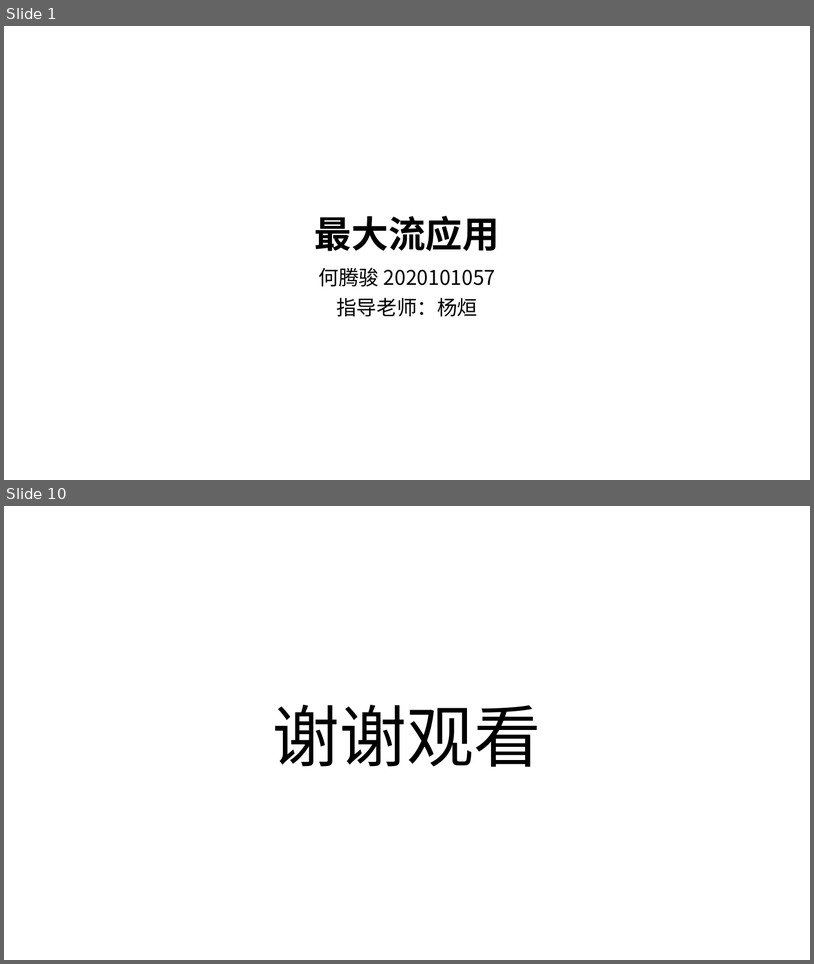
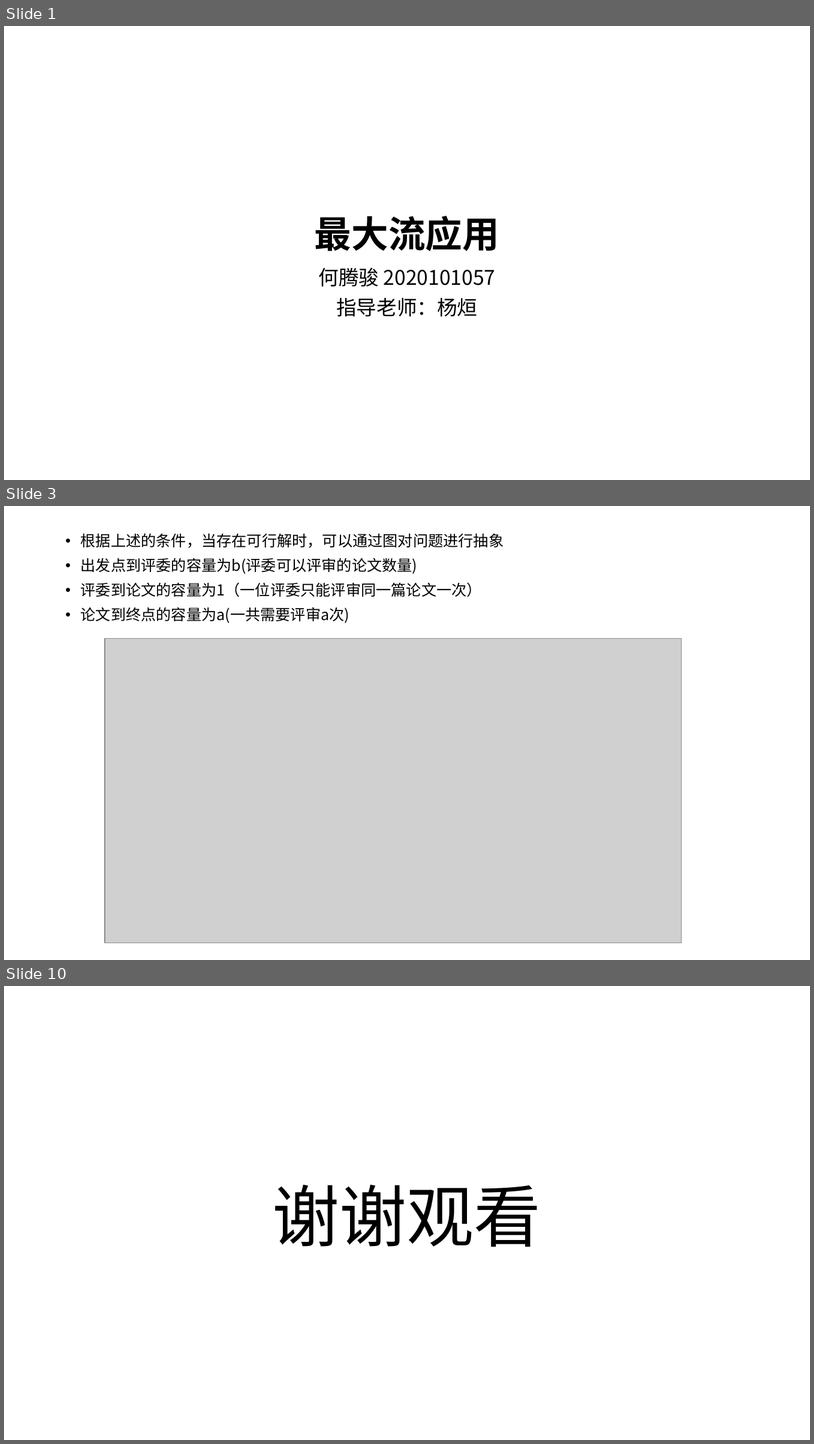
Before and after one commit to VirtualPuffer/Algorithm_Experiment, a slide deck: report/实验6/算法实验06.pptx. Shown one above the other, each under a label of ours: slides 1 and 10 before the commit, slides 1, 3 and 10 after it; the slides between them are not shown. The pictures are 814x964 and 814x1444 pixels, drawn with LibreOffice and Linux fonts; fonts in the diff are those of the drawing; grey boxes stand for pictures. Boxes give left, top, right and bottom in pixels: in the first picture for what was removed or moved away, otherwise in the second. Text is boxed around its words. In the diff, an @@ line names an element or a change of style, - is before the commit and + after.

```diff
--- a/report/实验6/算法实验06.pptx
+++ b/report/实验6/算法实验06.pptx
@@ slide 3 added at (4,506,810,960), background #FFFFFF @@
@@ text added at (81,533,504,623), 18 pt, text #000000 @@
+• 根据上述的条件，当存在可行解时，可以通过图对问题进行抽象
+• 出发点到评委的容量为b(评委可以评审的论文数量)
+• 评委到论文的容量为1（一位评委只能评审同一篇论文一次）
+• 论文到终点的容量为a(一共需要评审a次)
@@ picture added at (105,639,682,942) @@
```
Also in this commit, not shown: 1 slide changed, 6 other slides added, 7 slides removed, 2 other files.
